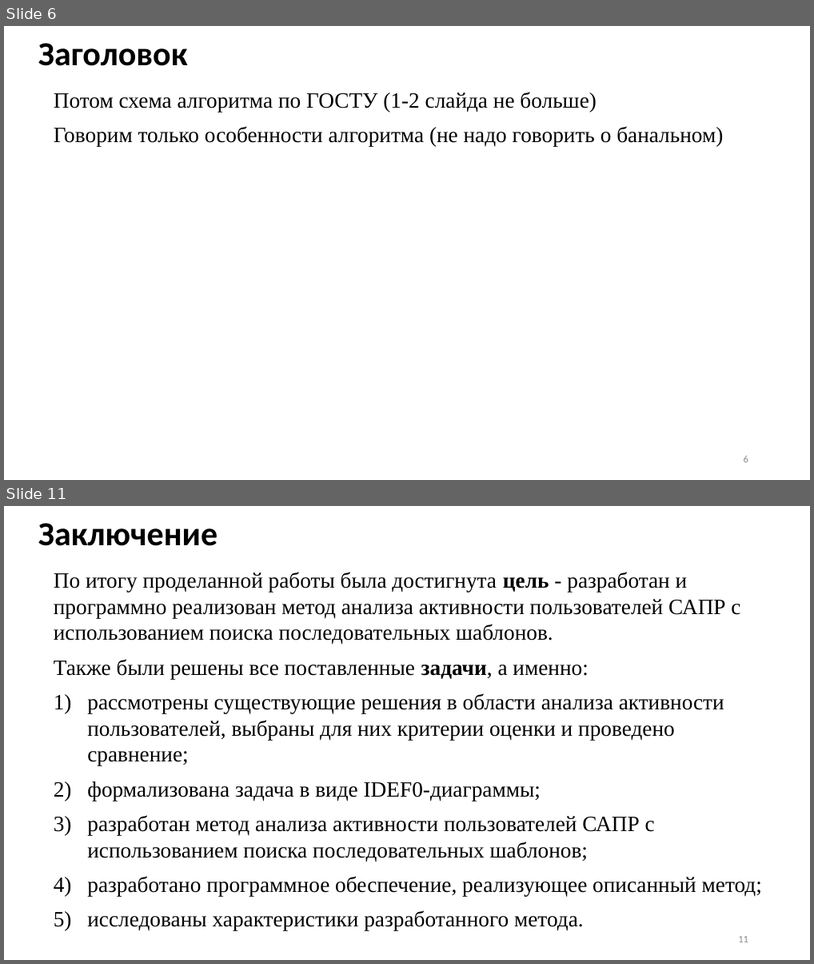
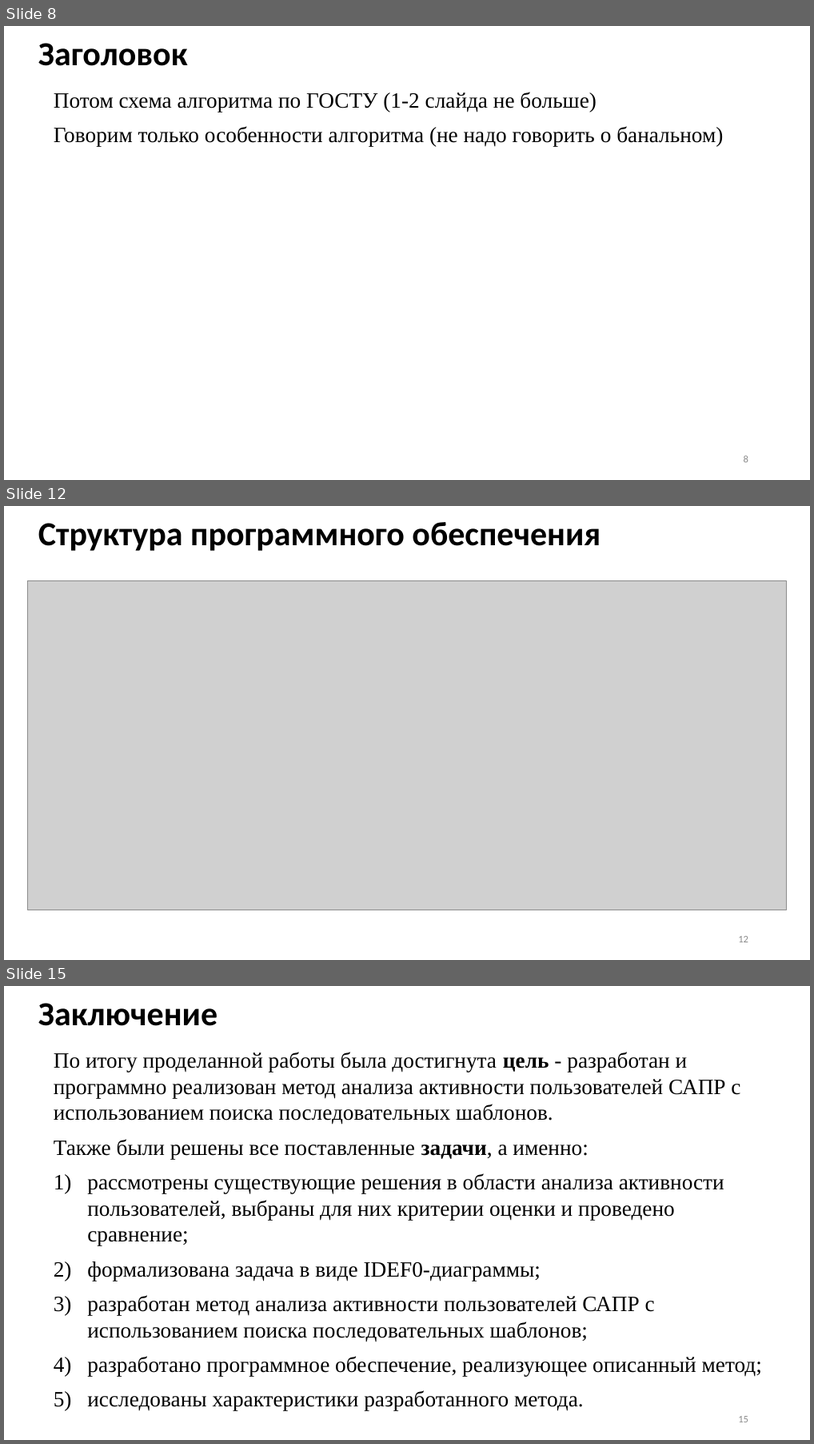
Before and after one commit to Inlucker/8semestr, a slide deck: ВКР/Презентация/ПронинАС_ВКР_презентация.pptx. Shown one above the other, each under a label of ours: slides 6 and 11 before the commit, slides 8, 12 and 15 after it; the slides between them are not shown. The pictures are 814x964 and 814x1444 pixels, drawn with LibreOffice and Linux fonts; fonts in the diff are those of the drawing; grey boxes stand for pictures. Boxes give left, top, right and bottom in pixels: in the first picture for what was removed or moved away, otherwise in the second. Text is boxed around its words. In the diff, an @@ line names an element or a change of style, - is before the commit and + after.

```diff
--- a/ВКР/Презентация/ПронинАС_ВКР_презентация.pptx
+++ b/ВКР/Презентация/ПронинАС_ВКР_презентация.pptx
@@ slide 12 added at [4, 506, 810, 960], background #FFFFFF @@
@@ title added at [38, 522, 601, 551], 40 pt, text #000000, bold @@
+Структура программного обеспечения
@@ picture added at [28, 580, 787, 909] @@
@@ page number added at [738, 936, 749, 942], 12 pt, text #8C8C8C @@
+12
@@ what was slide 6 is now slide 8 @@
@@ what was slide 11 is now slide 15 @@
@@ page number at [738, 1416, 749, 1422]: text changed @@
-11
+15
```
Also in this commit, not shown: 5 slides changed, 6 other slides added, 3 slides removed, 14 other files.
